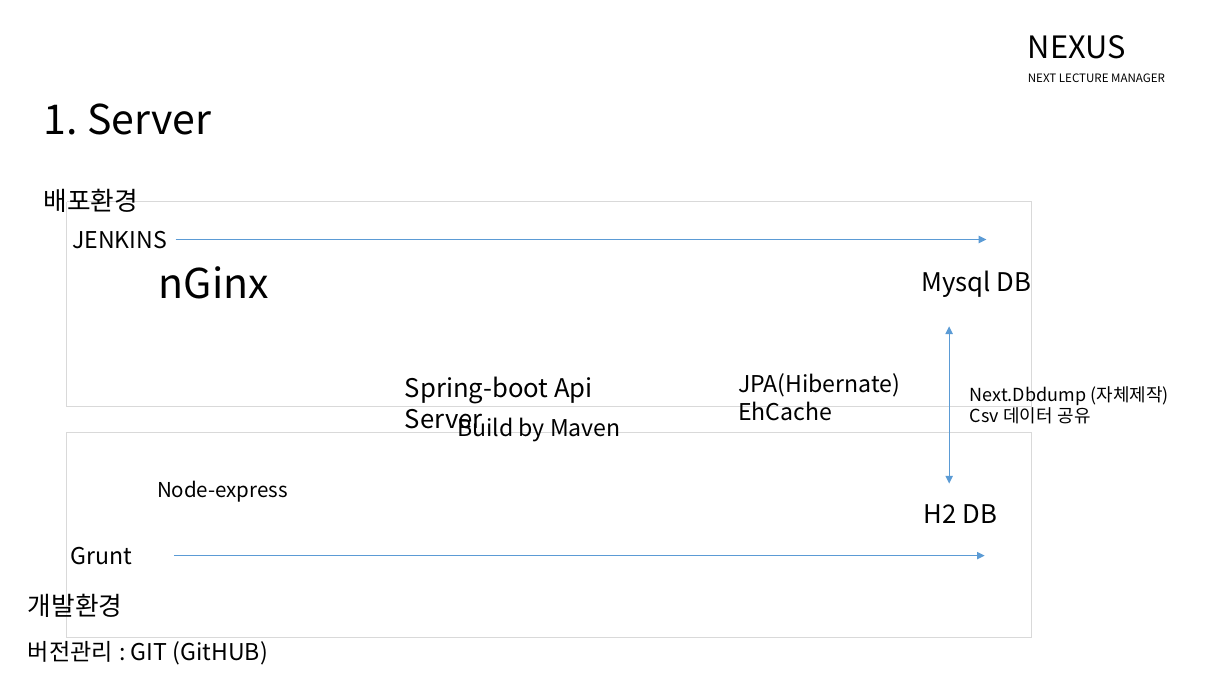
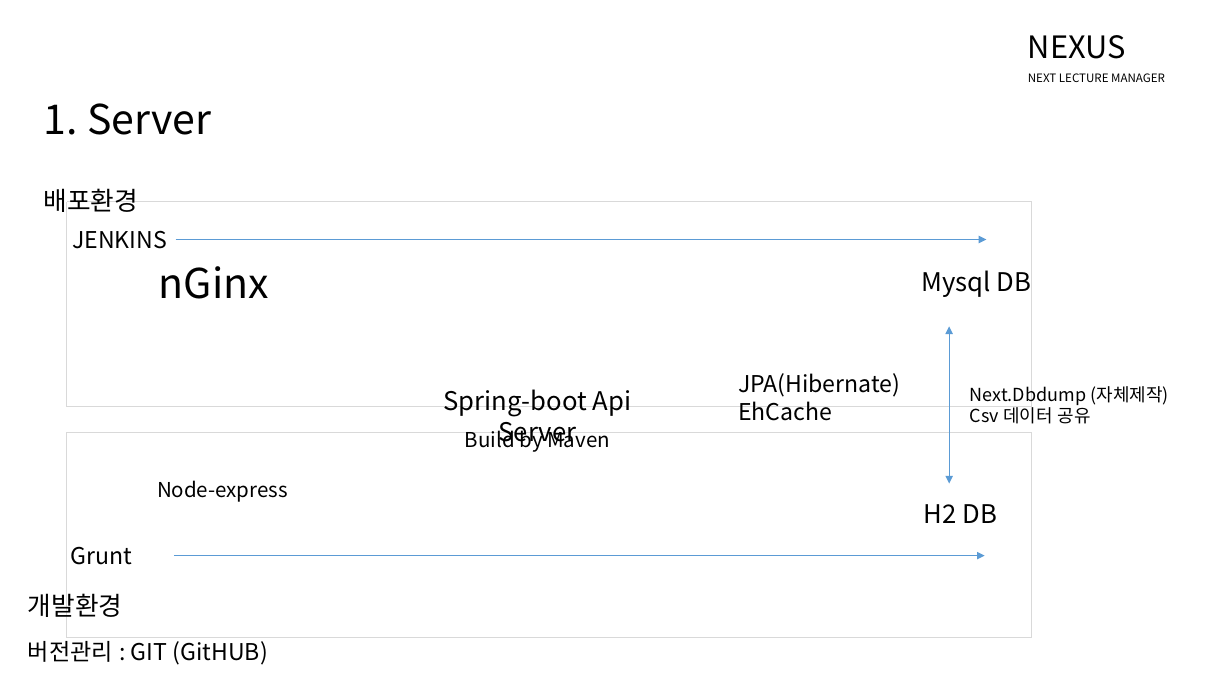
Before and after one commit to NHNNEXT/2015-03-REAL-TUTU, a slide deck: slide 19 of Nexus.pptx (slide 12 before the commit). Drawn at 1232x693 pixels with LibreOffice and Linux fonts; fonts in the diff are those of the drawing. Boxes give left, top, right and bottom in pixels: in the first picture for what was removed or moved away, otherwise in the second. Text is boxed around its words. In the diff, an @@ line names an element or a change of style, - is before the commit and + after.

```diff
--- a/Nexus.pptx
+++ b/Nexus.pptx
@@ text "Spring-boot Api Server": place and size @@
-text "Spring-boot Api Server" at (405, 376, 593, 435)
+text "Spring-boot Api Server" at (443, 389, 632, 448)
@@ text "Spring-boot Api Server" at (443, 389, 632, 448): alignment left to centre @@
@@ text "Build by Maven": place and size @@
-text "Build by Maven" at (457, 413, 621, 442)
+text "Build by Maven" at (465, 427, 610, 452)
@@ text "Build by Maven" at (465, 427, 610, 452): size 18 to 16 pt; alignment left to centre @@
```
Also in this commit, not shown: 1 other slide changed, 7 slides added.
